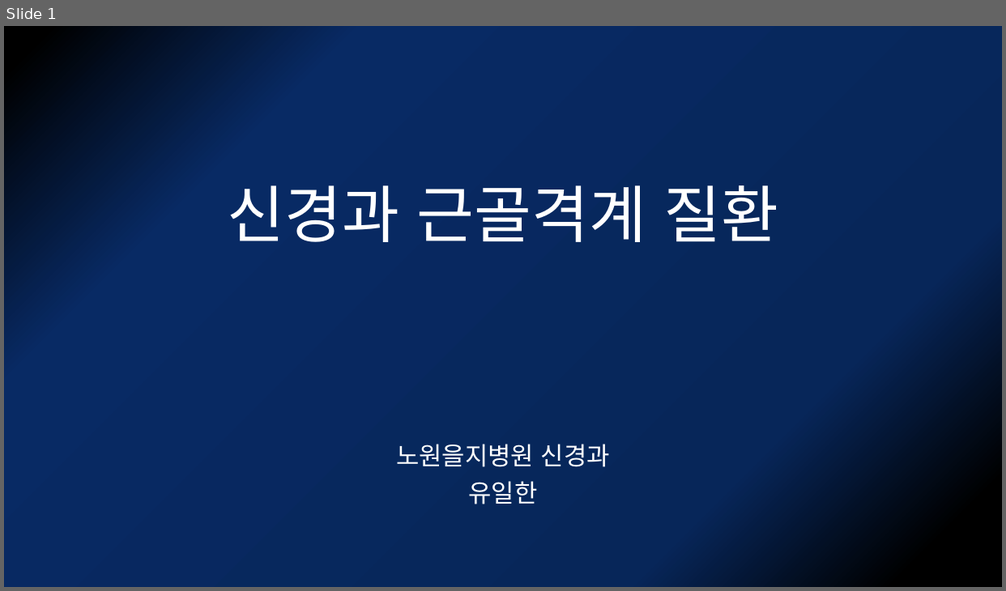
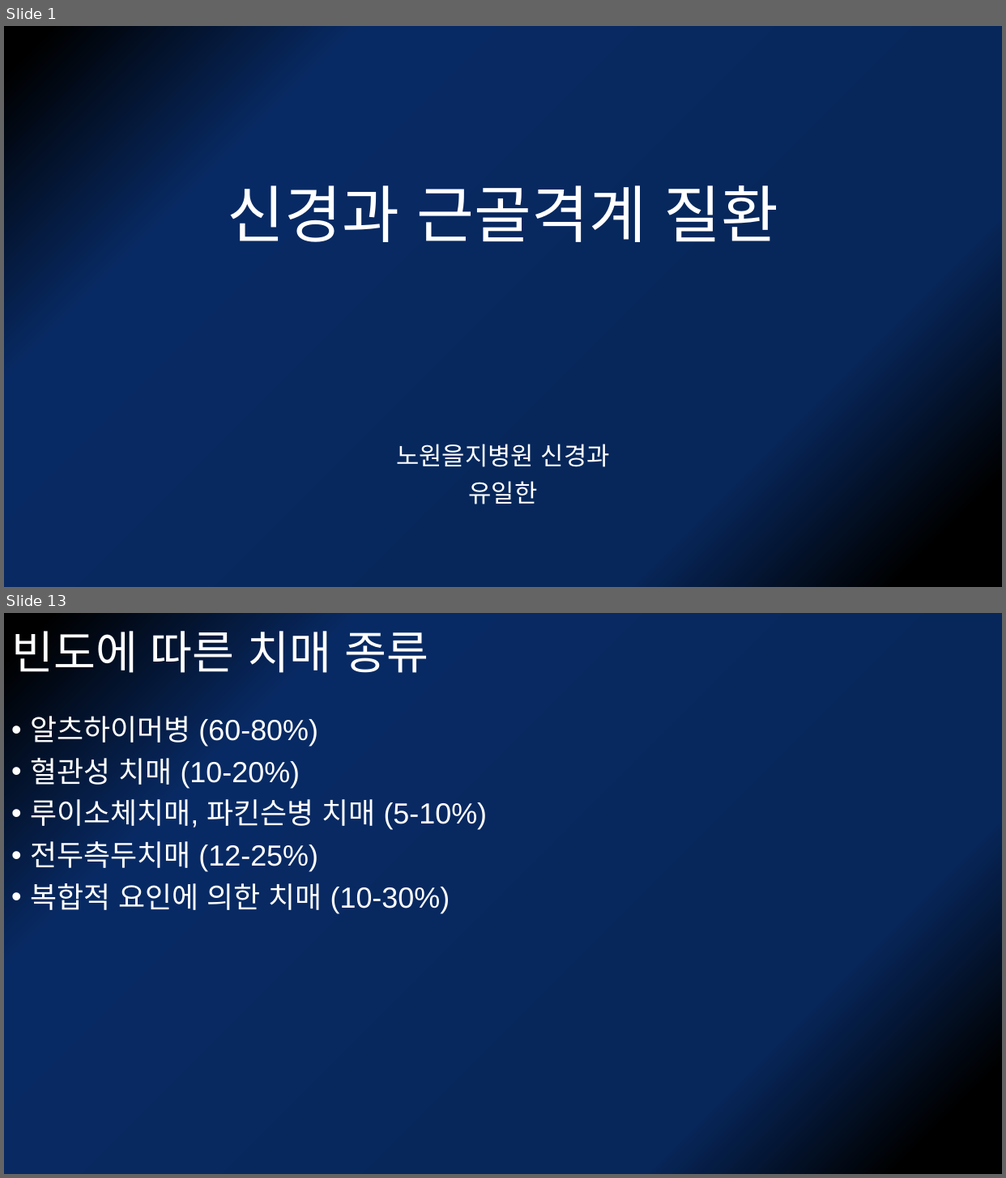
Before and after one commit to kjfdf/-, a slide deck: 신경과 근골격계 질환.pptx. Shown one above the other, each under a label of ours: slide 1 before the commit, slides 1 and 13 after it; the slides between them are not shown. The pictures are 1006x591 and 1006x1178 pixels, drawn with LibreOffice and Linux fonts; fonts in the diff are those of the drawing. Boxes give left, top, right and bottom in pixels: in the first picture for what was removed or moved away, otherwise in the second. Text is boxed around its words. In the diff, an @@ line names an element or a change of style, - is before the commit and + after.

```diff
--- a/신경과 근골격계 질환.pptx
+++ b/신경과 근골격계 질환.pptx
@@ slide 13 added at (4,613,1002,1174), background gradient #000000 to #072659 to #082A64 @@
@@ title added at (11,631,428,673), 44 pt, text #FFFFFF @@
+빈도에 따른 치매 종류
@@ text added at (30,711,488,914), 28 pt, text #FFFFFF @@
+• 알츠하이머병 (60-80%)
+• 혈관성 치매 (10-20%)
+• 루이소체치매, 파킨슨병 치매 (5-10%)
+• 전두측두치매 (12-25%)
+• 복합적 요인에 의한 치매 (10-30%)
```
Also in this commit, not shown: 20 other slides added, 1 slide removed.
